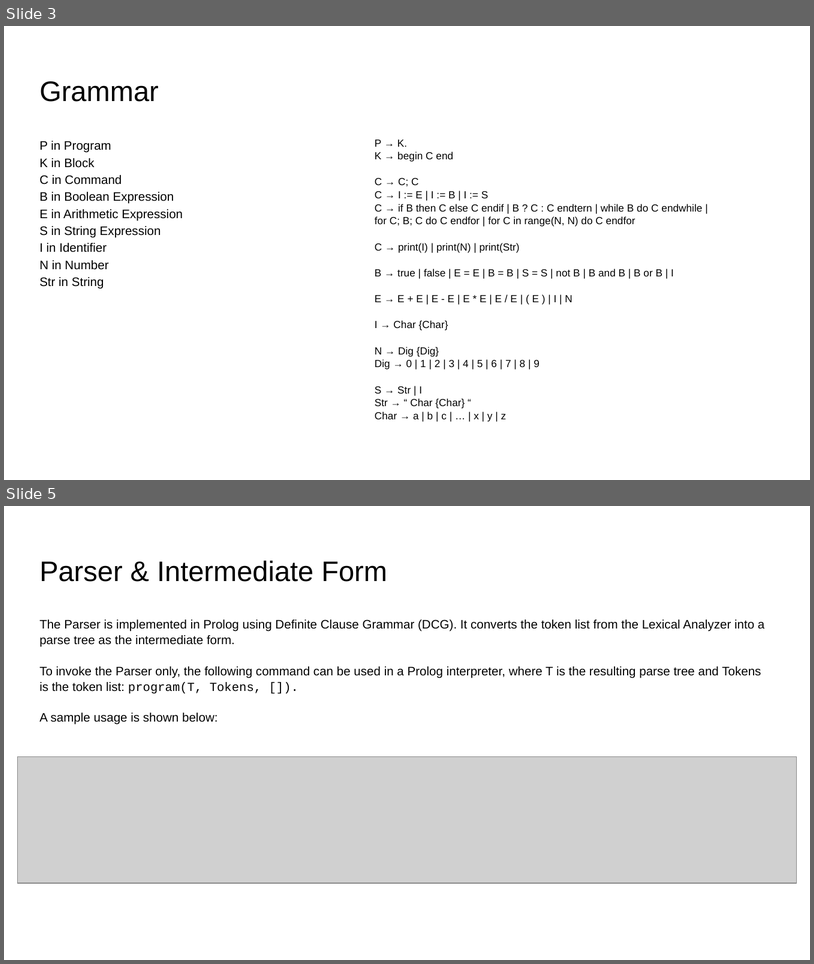
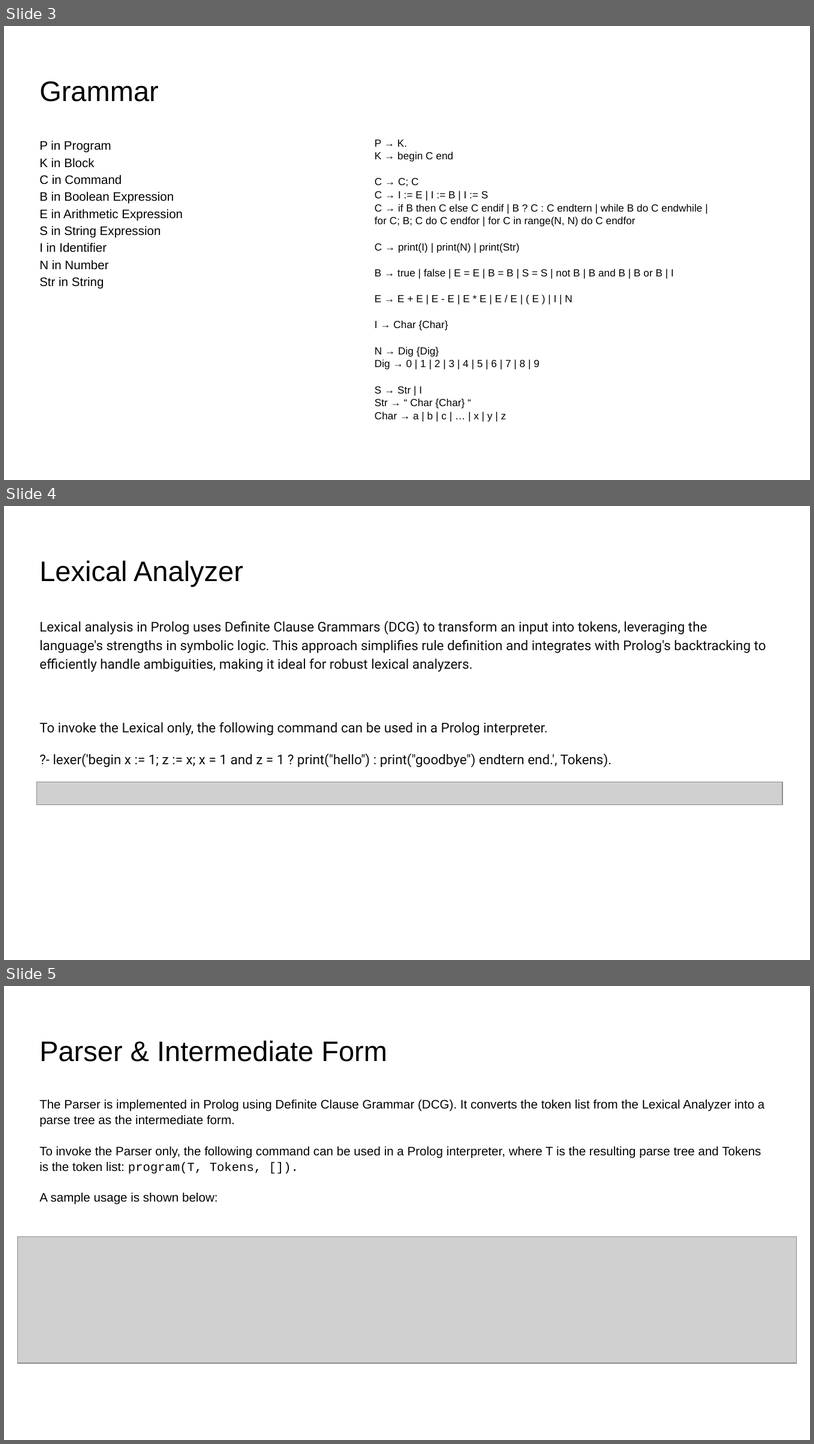
Before and after one commit to angelaczh/SER502-ScriptShark-Team13, a slide deck: doc/Documentation.pptx. Shown one above the other, each under a label of ours: slides 3 and 5 before the commit, slides 3, 4 and 5 after it; the slides between them are not shown. The pictures are 814x964 and 814x1444 pixels, drawn with LibreOffice and Linux fonts; fonts in the diff are those of the drawing; grey boxes stand for pictures. Boxes give left, top, right and bottom in pixels: in the first picture for what was removed or moved away, otherwise in the second. Text is boxed around its words. In the diff, an @@ line names an element or a change of style, - is before the commit and + after.

```diff
--- a/doc/Documentation.pptx
+++ b/doc/Documentation.pptx
@@ slide 4 added at (4,506,810,960), background #FFFFFF @@
@@ title added at (39,561,243,586), 25.2 pt, text #000000 @@
+Lexical Analyzer
@@ text added at (39,621,767,767), 12 pt, text #0D0D0D @@
+Lexical analysis in Prolog uses Definite Clause Grammars (DCG) to transform an input into tokens, leveraging the language's strengths in symbolic logic. This approach simplifies rule definition and integrates with Prolog's backtracking to efficiently handle ambiguities, making it ideal for robust lexical analyzers.
+To invoke the Lexical only, the following command can be used in a Prolog interpreter.
+?- lexer('begin x := 1; z := x; x = 1 and z = 1 ? print("hello") : print("goodbye") endtern end.', Tokens).
@@ picture added at (37,782,783,805) @@
```
Also in this commit, not shown: 1 slide changed, 8 other slides added, 3 slides removed.
